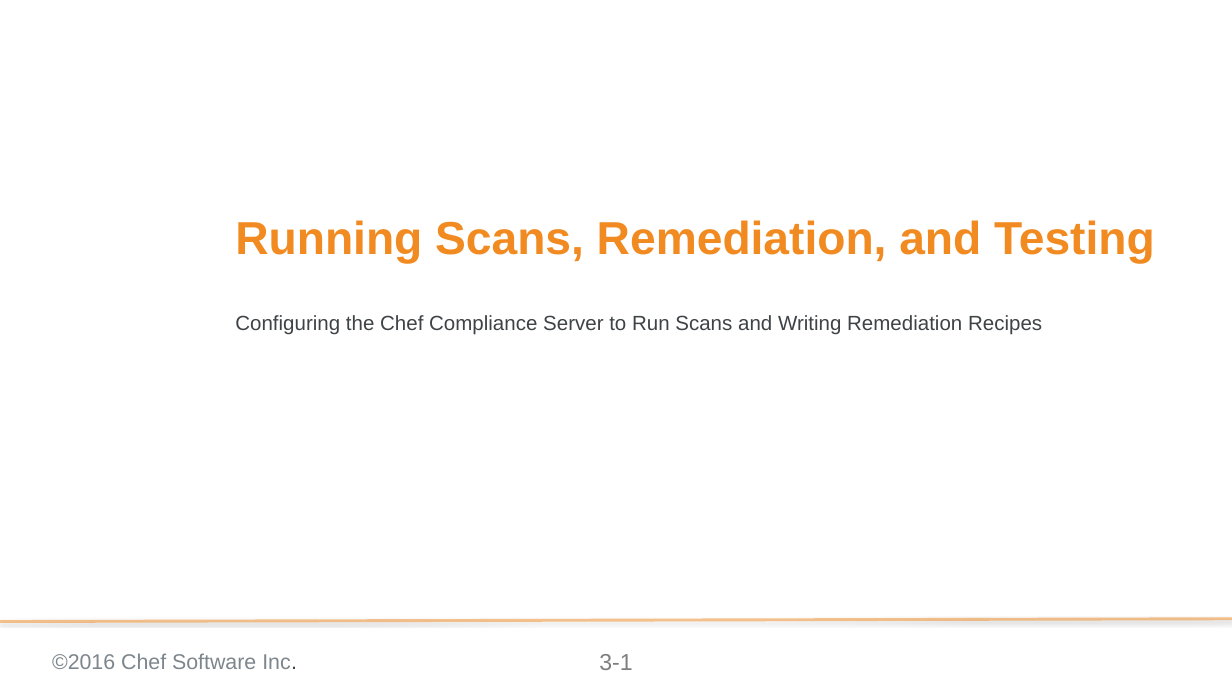
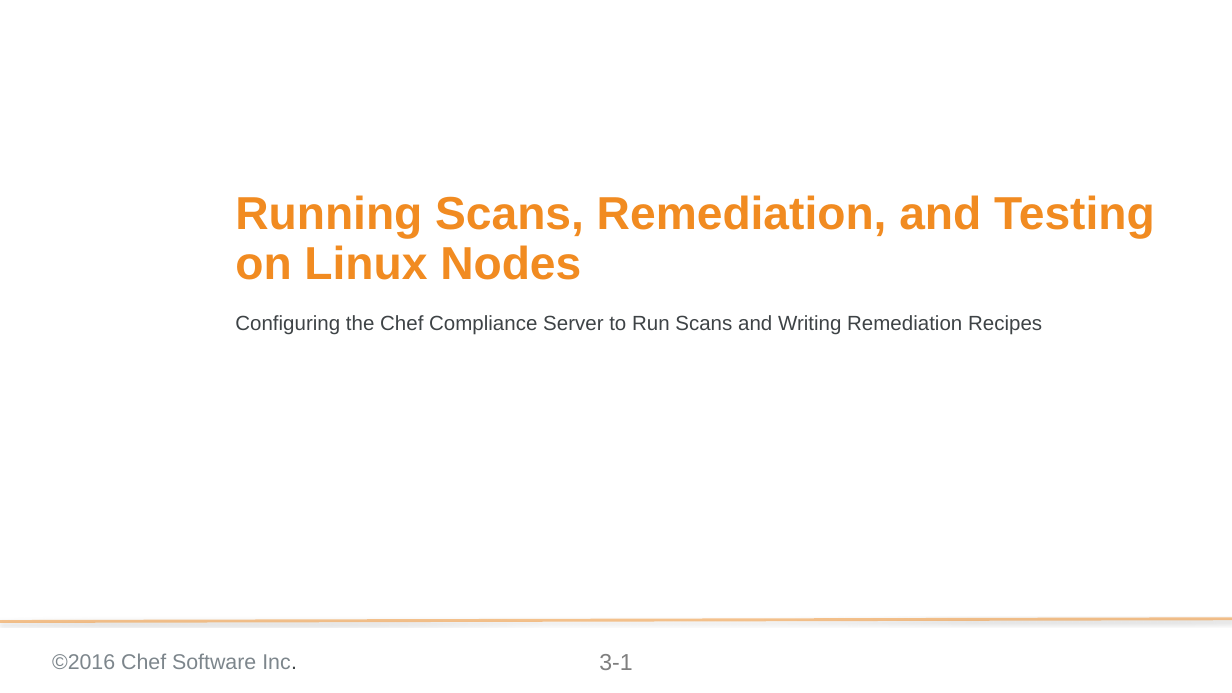
Before and after one commit to bchamby/chef-compliance-installation-configuration-operation, a slide deck: slide 1 of 03-initial-configuration-scans.pptx. Drawn at 1232x693 pixels with LibreOffice and Linux fonts; fonts in the diff are those of the drawing; background and template pictures are left out. Boxes give left, top, right and bottom in pixels: in the first picture for what was removed or moved away, otherwise in the second. Text is boxed around its words. In the diff, an @@ line names an element or a change of style, - is before the commit and + after.

```diff
--- a/03-initial-configuration-scans.pptx
+++ b/03-initial-configuration-scans.pptx
@@ title at <box>235,195,1155,280</box>: text changed @@
-Running Scans, Remediation, and Testing
+Running Scans, Remediation, and Testing on Linux Nodes
```
Also in this commit, not shown: 1 other slide changed, 4 other files.
